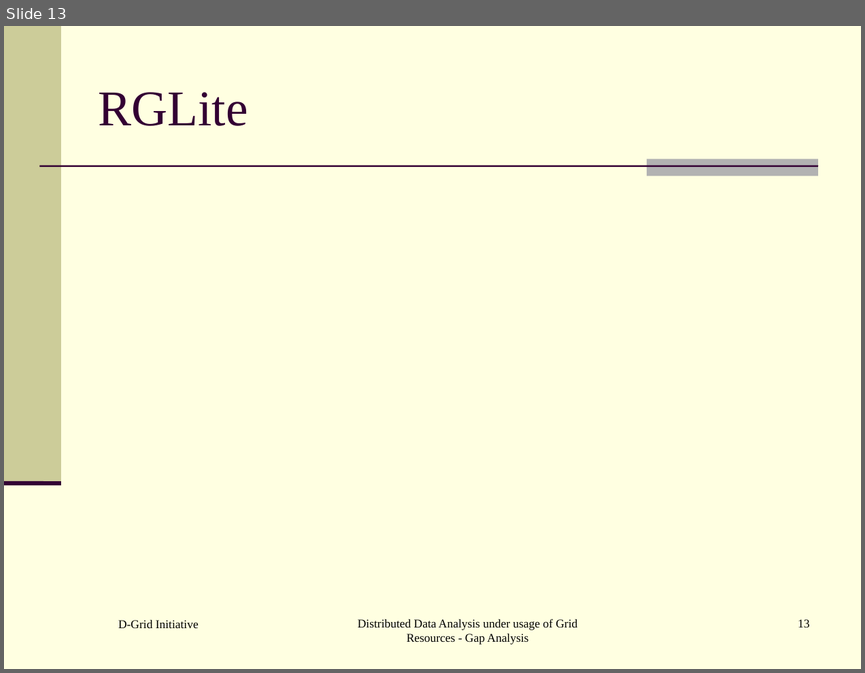
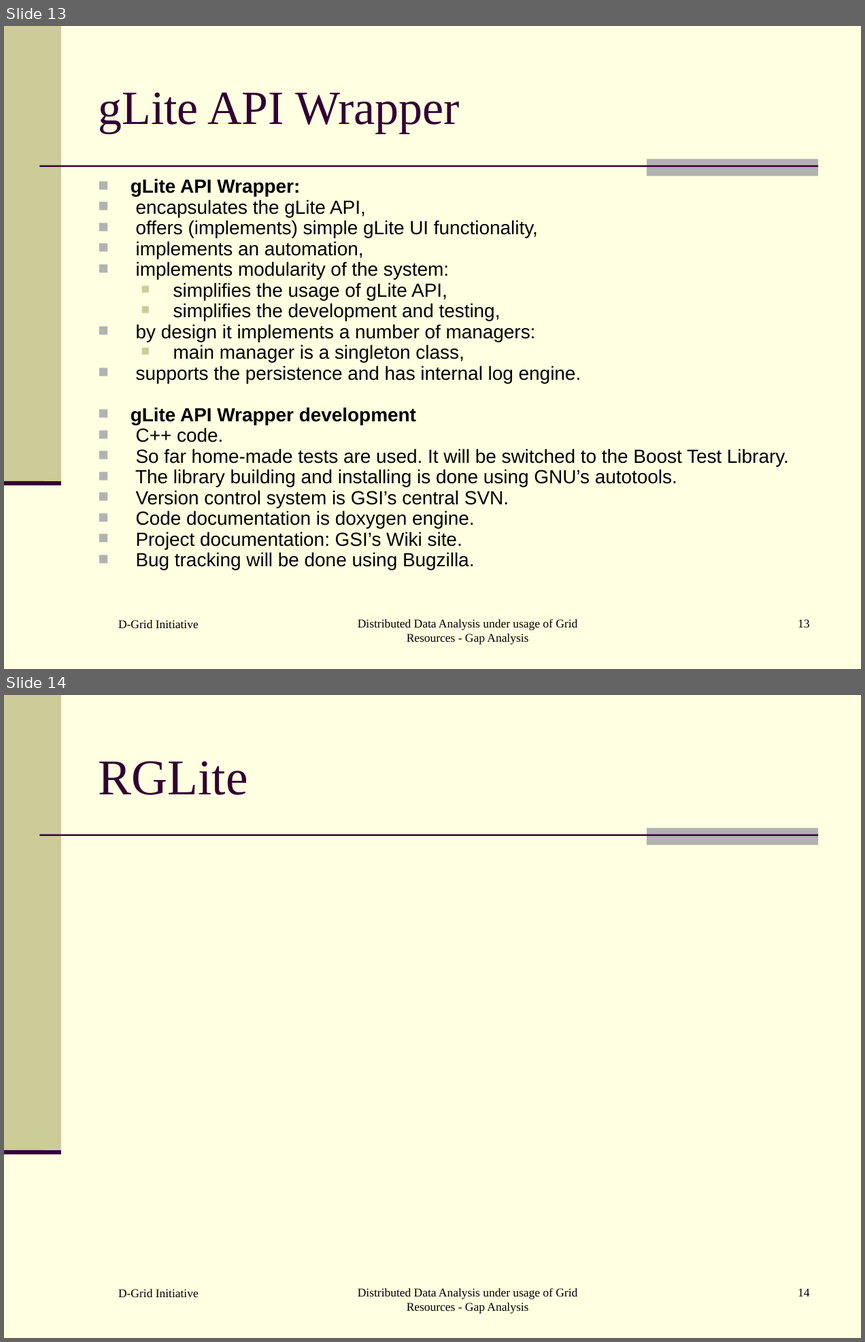
Before and after one commit to AnarManafov/PoDDocumentation, a slide deck: HEPCG-Workshops/2006-Nov/HEPCG-Workshops-2006-Nov.ppt. Shown one above the other, each under a label of ours: slide 13 before the commit, slides 13 and 14 after it. The pictures are 865x673 and 865x1342 pixels, drawn with LibreOffice and Linux fonts; fonts in the diff are those of the drawing. Boxes give left, top, right and bottom in pixels: in the first picture for what was removed or moved away, otherwise in the second. Text is boxed around its words. In the diff, an @@ line names an element or a change of style, - is before the commit and + after.

```diff
--- a/HEPCG-Workshops/2006-Nov/HEPCG-Workshops-2006-Nov.ppt
+++ b/HEPCG-Workshops/2006-Nov/HEPCG-Workshops-2006-Nov.ppt
@@ slide 13 added at (x1=4, y1=26, x2=861, y2=669), background #FFFFE1; not listed: 4 template elements that a slide beside it also shows @@
@@ title added at (x1=98, y1=92, x2=460, y2=133), 40 pt, text #330033 @@
+gLite API Wrapper
@@ text added at (x1=130, y1=178, x2=789, y2=569), 16 pt, text #000000 @@
+■ gLite API Wrapper:
+■ encapsulates the gLite API,
+■ offers (implements) simple gLite UI functionality,
+■ implements an automation,
+■ implements modularity of the system:
+  ■ simplifies the usage of gLite API,
+  ■ simplifies the development and testing,
+■ by design it implements a number of managers:
+  ■ main manager is a singleton class,
+■ supports the persistence and has internal log engine.
+■ gLite API Wrapper development
+■ C++ code.
+■ So far home-made tests are used. It will be switched to the Boost Test Library.
+■ The library building and installing is done using GNU’s autotools.
+■ Version control system is GSI’s central SVN.
+■ Code documentation is doxygen engine.
+■ Project documentation: GSI’s Wiki site.
+■ Bug tracking will be done using Bugzilla.
@@ text added at (x1=118, y1=620, x2=198, y2=628), 10 pt, text #000000 @@
+D-Grid Initiative
@@ text added at (x1=358, y1=618, x2=577, y2=644), 10 pt, text #000000 @@
+Distributed Data Analysis under usage of Grid Resources - Gap Analysis
@@ page number added at (x1=798, y1=619, x2=809, y2=627), 10 pt, text #000000 @@
+13
@@ what was slide 13 is now slide 14 @@
@@ page number at (x1=798, y1=1288, x2=809, y2=1296): text changed @@
-13
+14
```
Also in this commit, not shown: 6 slides changed.
